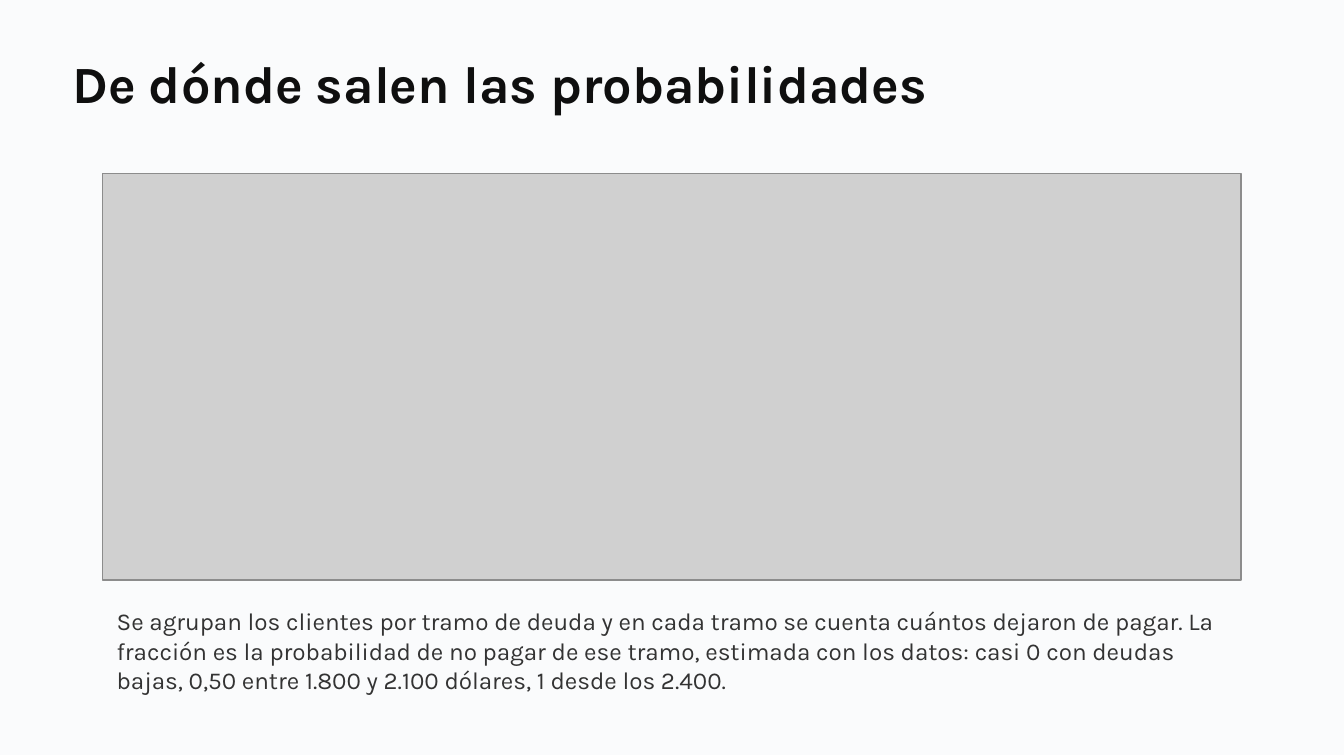
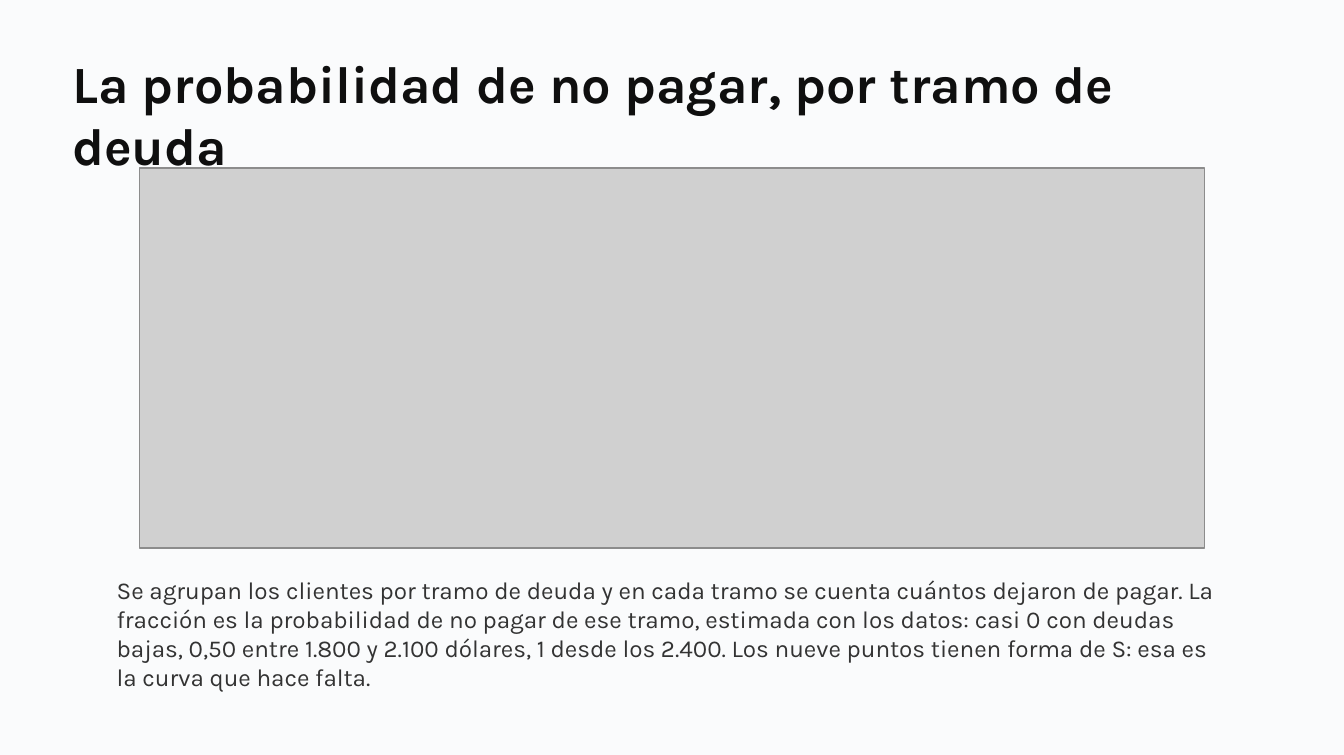
Before and after one commit to daniopitz/diplomado-cdd, a slide deck: slide 11 of presentaciones/clase06_regresion_logistica.pptx (slide 10 before the commit). Drawn at 1344x755 pixels with LibreOffice and Linux fonts; fonts in the diff are those of the drawing; grey boxes stand for pictures. Boxes give left, top, right and bottom in pixels: in the first picture for what was removed or moved away, otherwise in the second. Text is boxed around its words. In the diff, an @@ line names an element or a change of style, - is before the commit and + after.

```diff
--- a/presentaciones/clase06_regresion_logistica.pptx
+++ b/presentaciones/clase06_regresion_logistica.pptx
@@ text at (72, 65, 1114, 178): text changed @@
-De dónde salen las probabilidades
+La probabilidad de no pagar, por tramo de deuda
@@ picture: place and size @@
-picture at (102, 173, 1241, 579)
+picture at (140, 168, 1206, 548)
@@ text at (117, 580, 1213, 692): text changed @@
-Se agrupan los clientes por tramo de deuda y en cada tramo se cuenta cuántos dejaron de pagar. La fracción es la probabilidad de no pagar de ese tramo, estimada con los datos: casi 0 con deudas bajas, 0,50 entre 1.800 y 2.100 dólares, 1 desde los 2.400.
+Se agrupan los clientes por tramo de deuda y en cada tramo se cuenta cuántos dejaron de pagar. La fracción es la probabilidad de no pagar de ese tramo, estimada con los datos: casi 0 con deudas bajas, 0,50 entre 1.800 y 2.100 dólares, 1 desde los 2.400. Los nueve puntos tienen forma de S: esa es la curva que hace falta.
```
Also in this commit, not shown: 1 slide added, 1 slide removed, 5 other files.
